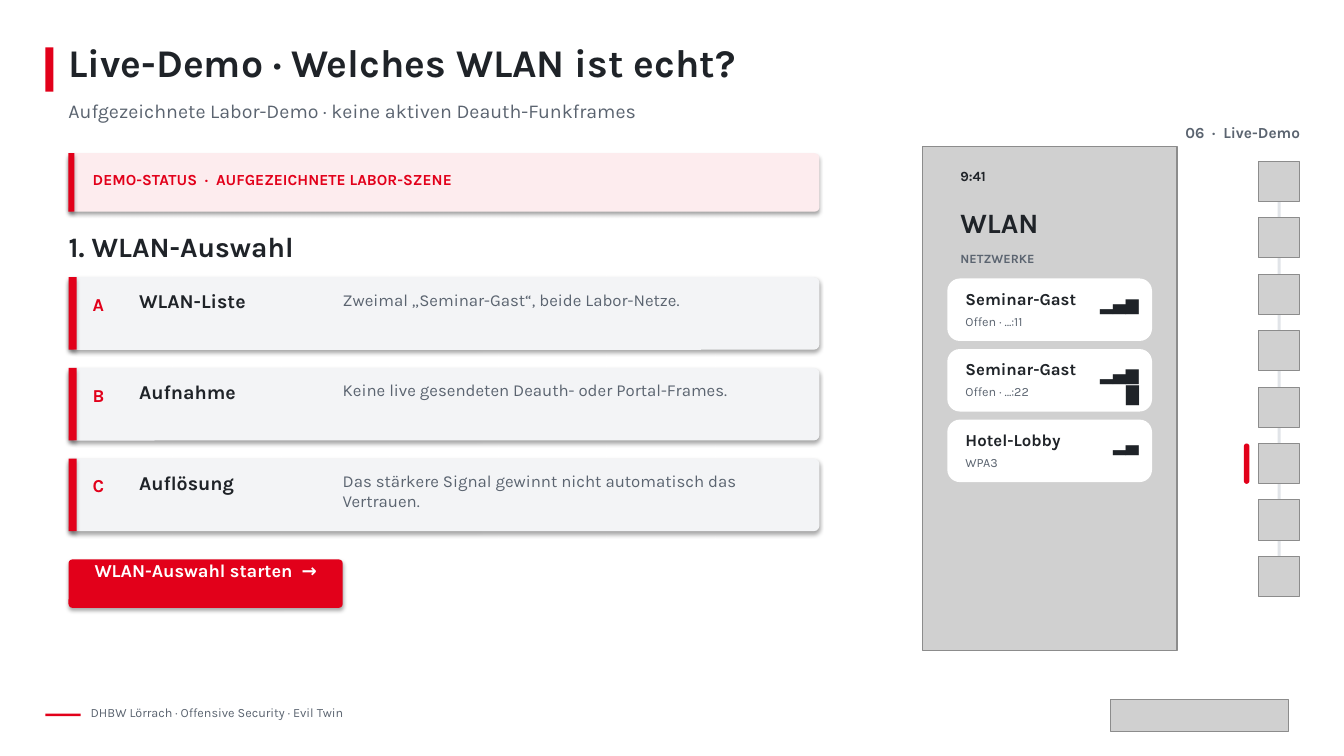
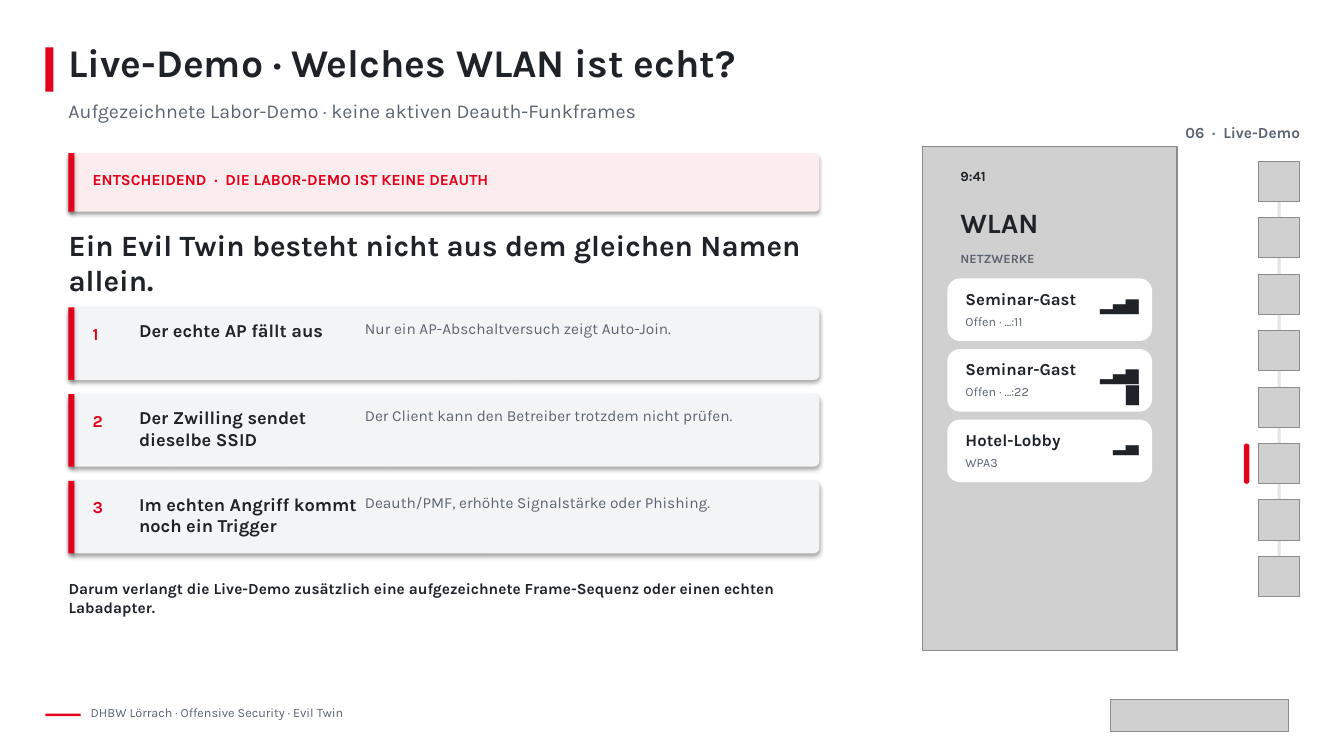
Before and after one commit to ThommyTrong/EvilTwin_Merkel, a slide deck: slide 14 of Evil_Twin_Final.pptx. Drawn at 1344x756 pixels with LibreOffice and Linux fonts; fonts in the diff are those of the drawing; grey boxes stand for pictures; background and template pictures are left out. Boxes give left, top, right and bottom in pixels: in the first picture for what was removed or moved away, otherwise in the second. Text is boxed around its words. In the diff, an @@ line names an element or a change of style, - is before the commit and + after.

Commit message:
Add real-world Evil Twin backup slides

```diff
--- a/Evil_Twin_Final.pptx
+++ b/Evil_Twin_Final.pptx
@@ text at bbox=[93, 175, 488, 185]: text changed @@
-DEMO-STATUS · AUFGEZEICHNETE LABOR-SZENE
+ENTSCHEIDEND · DIE LABOR-DEMO IST KEINE DEAUTH
@@ text at bbox=[69, 235, 800, 292]: text changed; size 20 to 21 pt @@
-1. WLAN-Auswahl
+Ein Evil Twin besteht nicht aus dem gleichen Namen allein.
@@ rounded rectangle: place and size @@
-rounded rectangle at bbox=[69, 277, 820, 350]
+rounded rectangle at bbox=[69, 308, 820, 380]
@@ rectangle: place and size @@
-rectangle at bbox=[69, 277, 77, 350]
+rectangle at bbox=[69, 308, 75, 380]
@@ text at bbox=[93, 329, 99, 340]: text changed; size 13 to 12 pt @@
-A
+1
@@ text at bbox=[139, 324, 323, 338]: text changed; size 14 to 13 pt @@
-WLAN-Liste
+Der echte AP fällt aus
@@ text at bbox=[365, 323, 671, 338]: text changed; size 12 to 11 pt @@
-Zweimal „Seminar-Gast“, beide Labor-Netze.
+Nur ein AP-Abschaltversuch zeigt Auto-Join.
@@ rounded rectangle: place and size @@
-rounded rectangle at bbox=[69, 368, 820, 441]
+rounded rectangle at bbox=[69, 394, 820, 467]
@@ rectangle: place and size @@
-rectangle at bbox=[69, 368, 77, 441]
+rectangle at bbox=[69, 394, 75, 467]
@@ text at bbox=[93, 416, 103, 427]: text changed; size 13 to 12 pt @@
-B
+2
@@ text at bbox=[139, 411, 306, 447]: text changed; size 14 to 13 pt @@
-Aufnahme
+Der Zwilling sendet dieselbe SSID
@@ text at bbox=[365, 410, 732, 425]: text changed; size 12 to 11 pt @@
-Keine live gesendeten Deauth- oder Portal-Frames.
+Der Client kann den Betreiber trotzdem nicht prüfen.
@@ rounded rectangle: place and size @@
-rounded rectangle at bbox=[69, 459, 820, 531]
+rounded rectangle at bbox=[69, 481, 820, 554]
@@ rectangle: place and size @@
-rectangle at bbox=[69, 459, 77, 531]
+rectangle at bbox=[69, 481, 75, 554]
@@ text at bbox=[93, 502, 103, 514]: text changed; size 13 to 12 pt @@
-C
+3
@@ text at bbox=[139, 498, 357, 537]: text changed; size 14 to 13 pt @@
-Auflösung
+Im echten Angriff kommt noch ein Trigger
@@ text at bbox=[365, 497, 710, 512]: text changed; size 12 to 11 pt @@
-Das stärkere Signal gewinnt nicht automatisch das Vertrauen.
+Deauth/PMF, erhöhte Signalstärke oder Phishing.
@@ rounded rectangle removed at bbox=[69, 560, 343, 608] @@
@@ text removed at bbox=[95, 564, 293, 578] @@
-WLAN-Auswahl starten →
@@ text added at bbox=[69, 583, 774, 617], 11 pt, text #1F2328, bold @@
+Darum verlangt die Live-Demo zusätzlich eine aufgezeichnete Frame-Sequenz oder einen echten Labadapter.
```
Also in this commit, not shown: 3 slides added, 2 other files.
